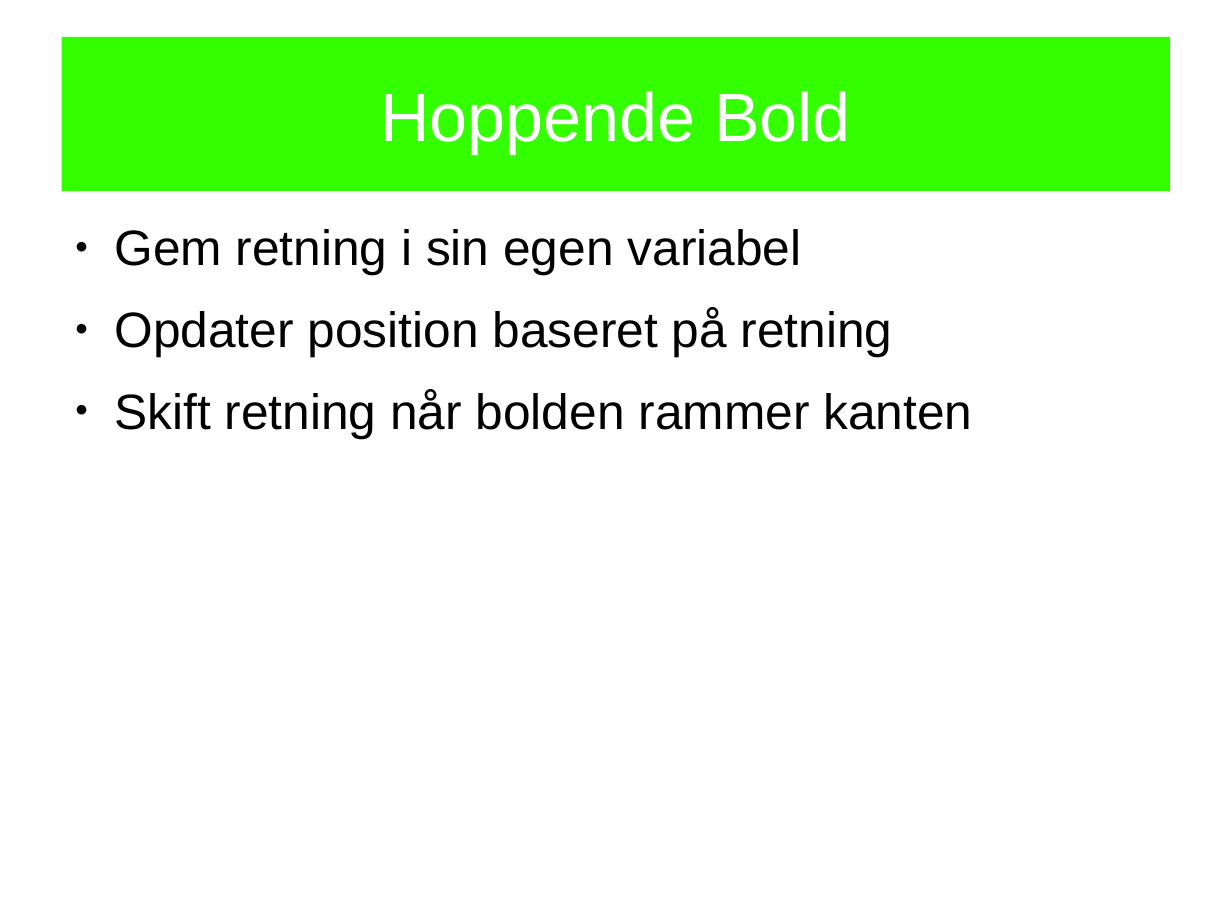
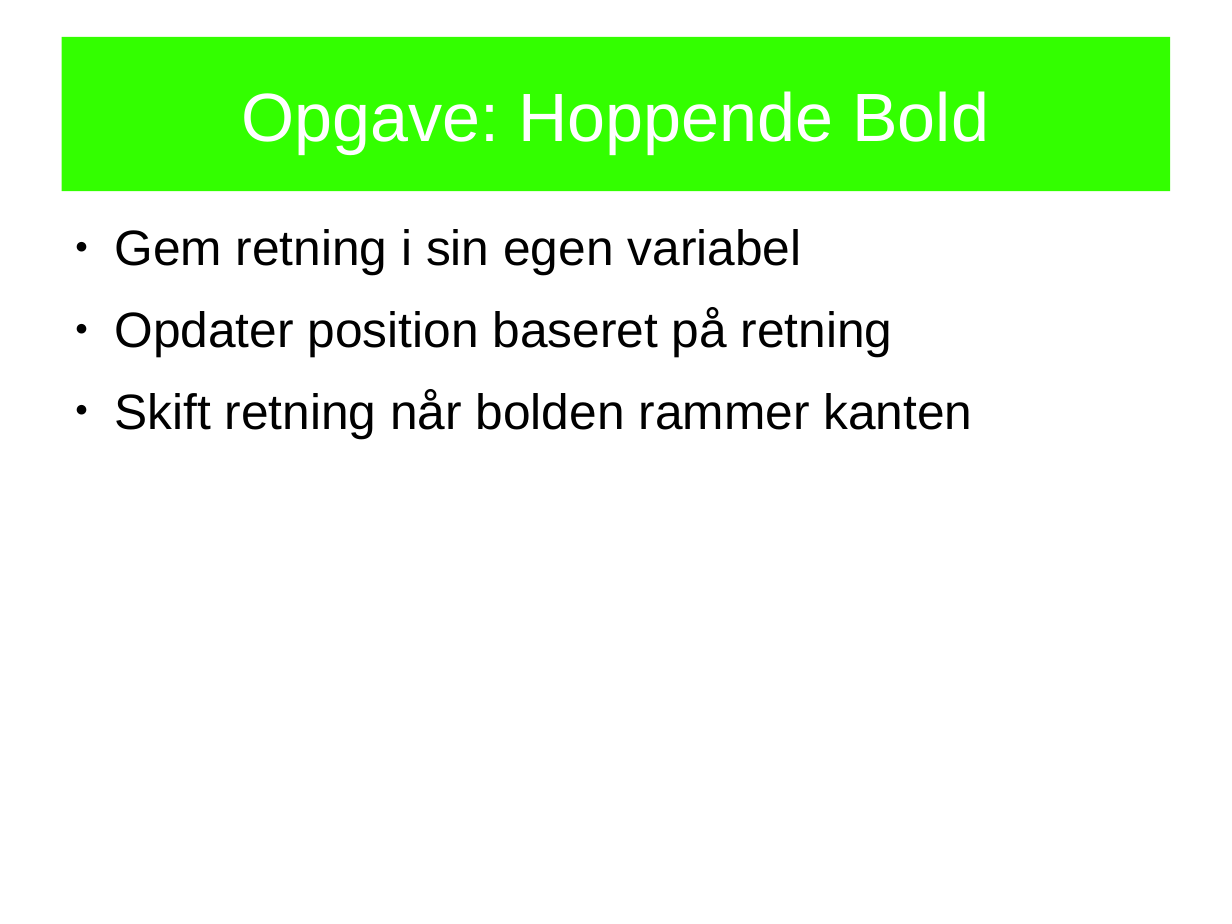
Before and after one commit to openspaceaarhus/Processing-workshops, a slide deck: slide 17 of slides/workshop1/workshop1.odp. Drawn at 1232x924 pixels with LibreOffice and Linux fonts; fonts in the diff are those of the drawing. Boxes give left, top, right and bottom in pixels: in the first picture for what was removed or moved away, otherwise in the second. Text is boxed around its words. In the diff, an @@ line names an element or a change of style, - is before the commit and + after.

```diff
--- a/slides/workshop1/workshop1.odp
+++ b/slides/workshop1/workshop1.odp
@@ title at [242,91,989,153]: text changed @@
-Hoppende Bold
+Opgave: Hoppende Bold
```
Also in this commit, not shown: 6 other slides changed, 1 other file.
